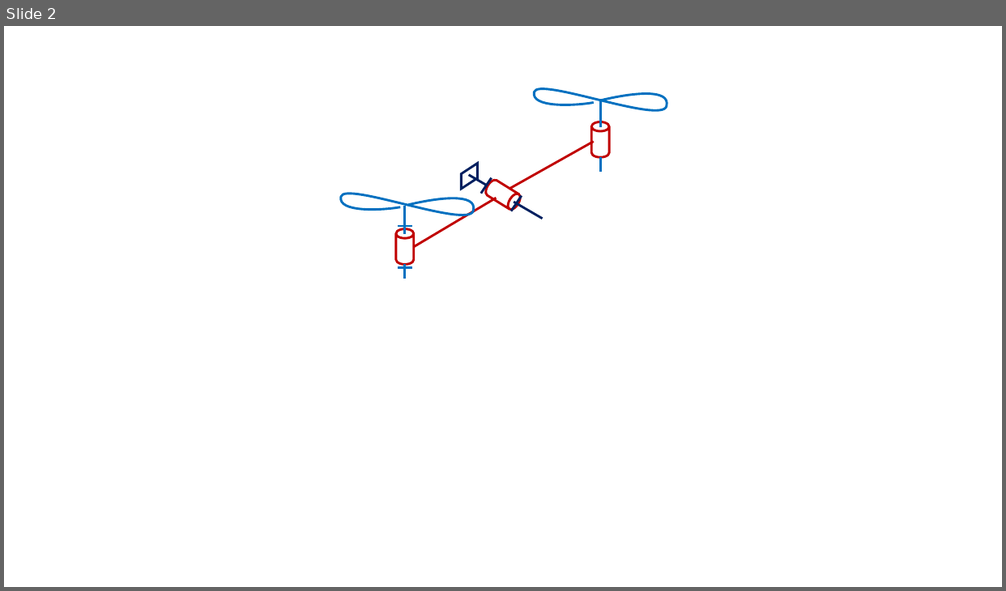
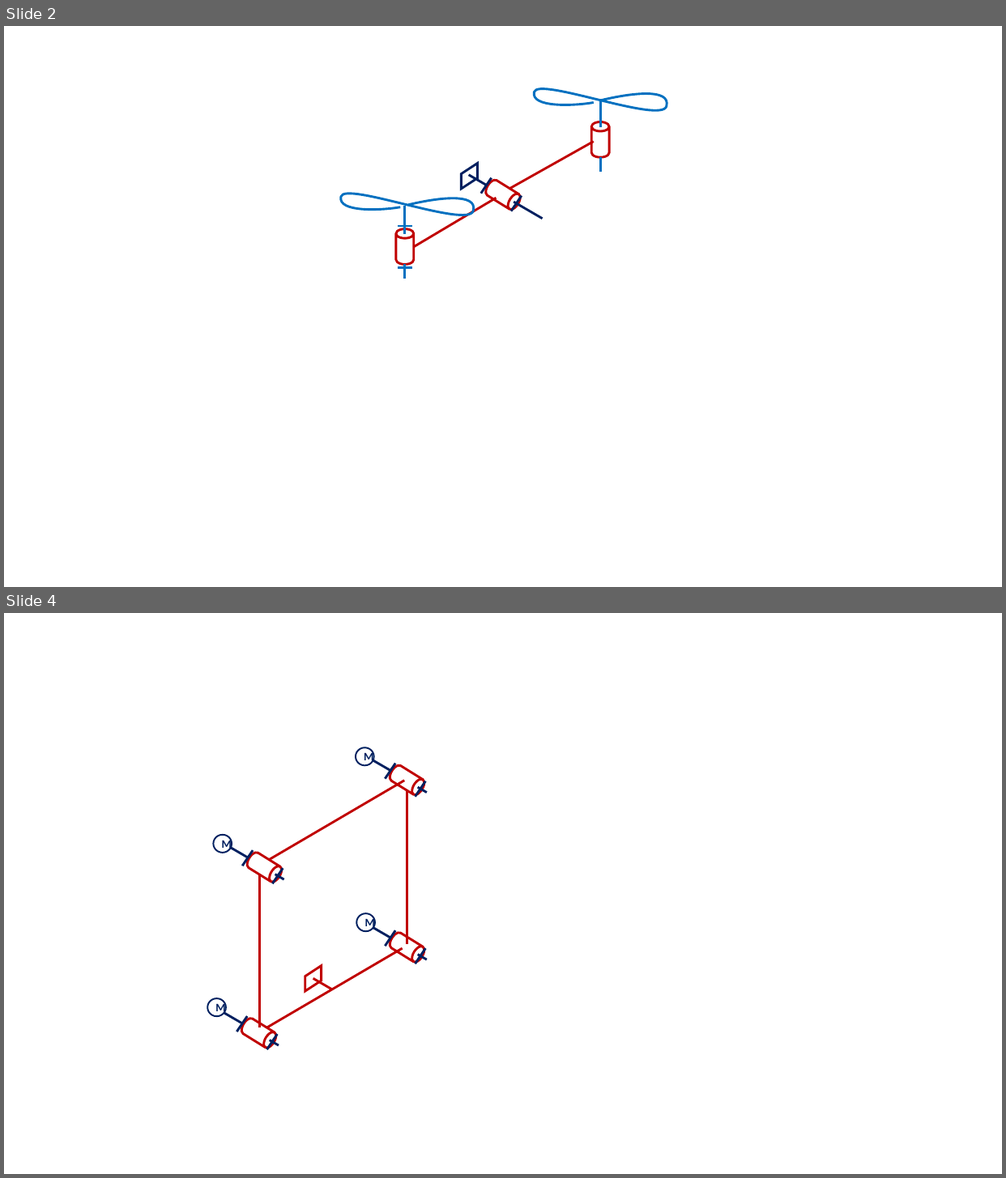
Before and after one commit to xpessoles/TP_Sujets, a slide deck: Figures.pptx. Shown one above the other, each under a label of ours: slide 2 before the commit, slides 2 and 4 after it; the slides between them are not shown. The pictures are 1006x591 and 1006x1178 pixels, drawn with LibreOffice and Linux fonts; fonts in the diff are those of the drawing; background and template pictures are left out. Boxes give left, top, right and bottom in pixels: in the first picture for what was removed or moved away, otherwise in the second. Text is boxed around its words. In the diff, an @@ line names an element or a change of style, - is before the commit and + after.

```diff
--- a/Figures.pptx
+++ b/Figures.pptx
@@ slide 4 added at <box>4,613,1002,1174</box>, background #FFFFFF; not listed: 1 template element that a slide beside it also shows @@
@@ ellipse added at <box>356,747,374,766</box>, outline #002060 1.5 pt, 11 pt, text #002060, bold @@
+M
@@ line added from (404, 781) to (269, 860), #C00000 2.25 pt @@
@@ group added at <box>373,760,427,797</box>: 4 lines, 1 cylinder @@
@@ line added from (407, 944) to (407, 790), #C00000 2.25 pt @@
@@ ellipse added at <box>214,835,232,853</box>, outline #002060 1.5 pt, 11 pt, text #002060, bold @@
+M
@@ group added at <box>230,847,284,884</box>: 4 lines, 1 cylinder @@
@@ line added from (260, 1029) to (260, 875), #C00000 2.25 pt @@
@@ ellipse added at <box>356,914,375,932</box>, outline #002060 1.5 pt, 11 pt, text #002060, bold @@
+M
@@ line added from (403, 948) to (266, 1028), #C00000 2.25 pt @@
@@ group added at <box>373,927,427,965</box>: 4 lines, 1 cylinder @@
@@ parallelogram added at <box>305,966,322,992</box>, outline #C00000 2.25 pt @@
@@ ellipse added at <box>207,999,226,1016</box>, outline #002060 1.5 pt, 11 pt, text #002060, bold @@
+M
@@ line added from (332, 990) to (313, 979), #C00000 2.25 pt @@
@@ group added at <box>225,1013,279,1050</box>: 4 lines, 1 cylinder @@
```
Also in this commit, not shown: 1 other slide added.
